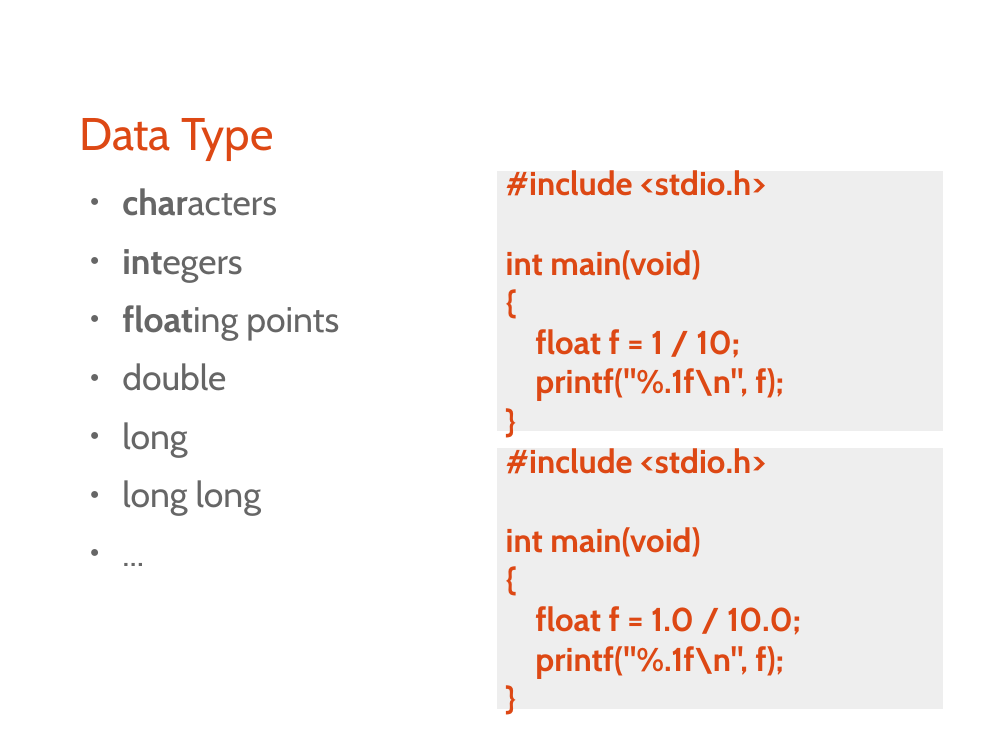
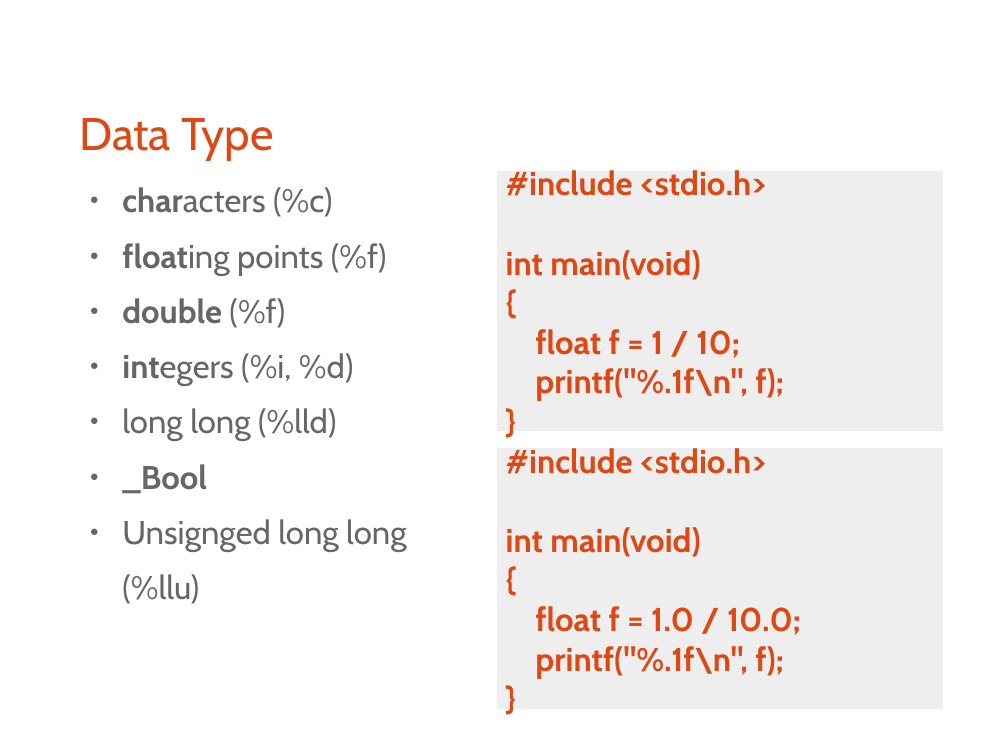
Before and after one commit to bagustris/prokom-tf, a slide deck: slide 7 of prokom2.odp. Drawn at 1008x756 pixels with LibreOffice and Linux fonts; fonts in the diff are those of the drawing. Boxes give left, top, right and bottom in pixels: in the first picture for what was removed or moved away, otherwise in the second. Text is boxed around its words. In the diff, an @@ line names an element or a change of style, - is before the commit and + after.

```diff
--- a/prokom2.odp
+++ b/prokom2.odp
@@ text at [122,187,406,604]: text changed; size 28 to 25.9 pt @@
-● characters
-● integers
-● floating points
-● double
-● long
-● long long
-● ...
+● characters (%c)
+● floating points (%f)
+● double (%f)
+● integers (%i, %d)
+● long long (%lld)
+● _Bool
+● Unsignged long long
+(%llu)
```
Also in this commit, not shown: 4 other slides changed, 37 other files.
